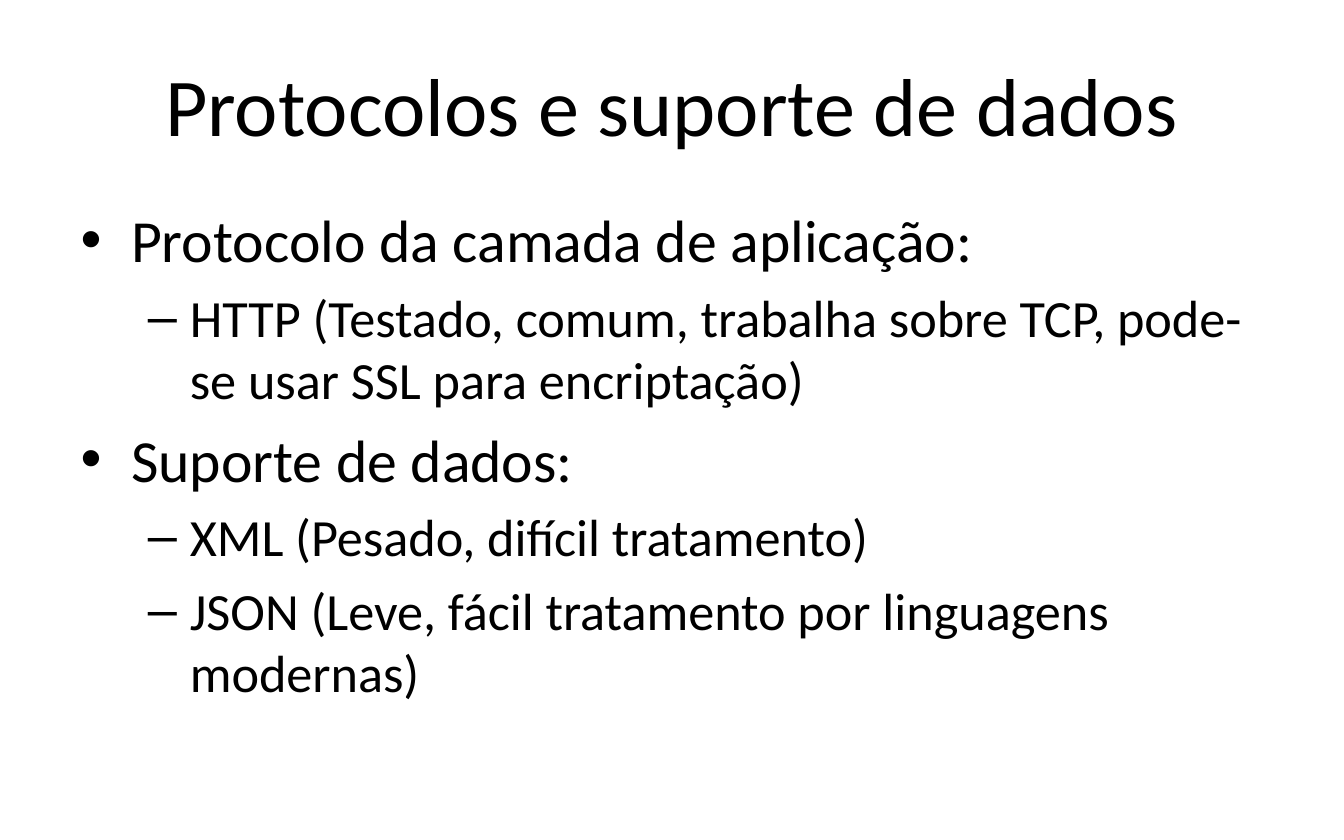
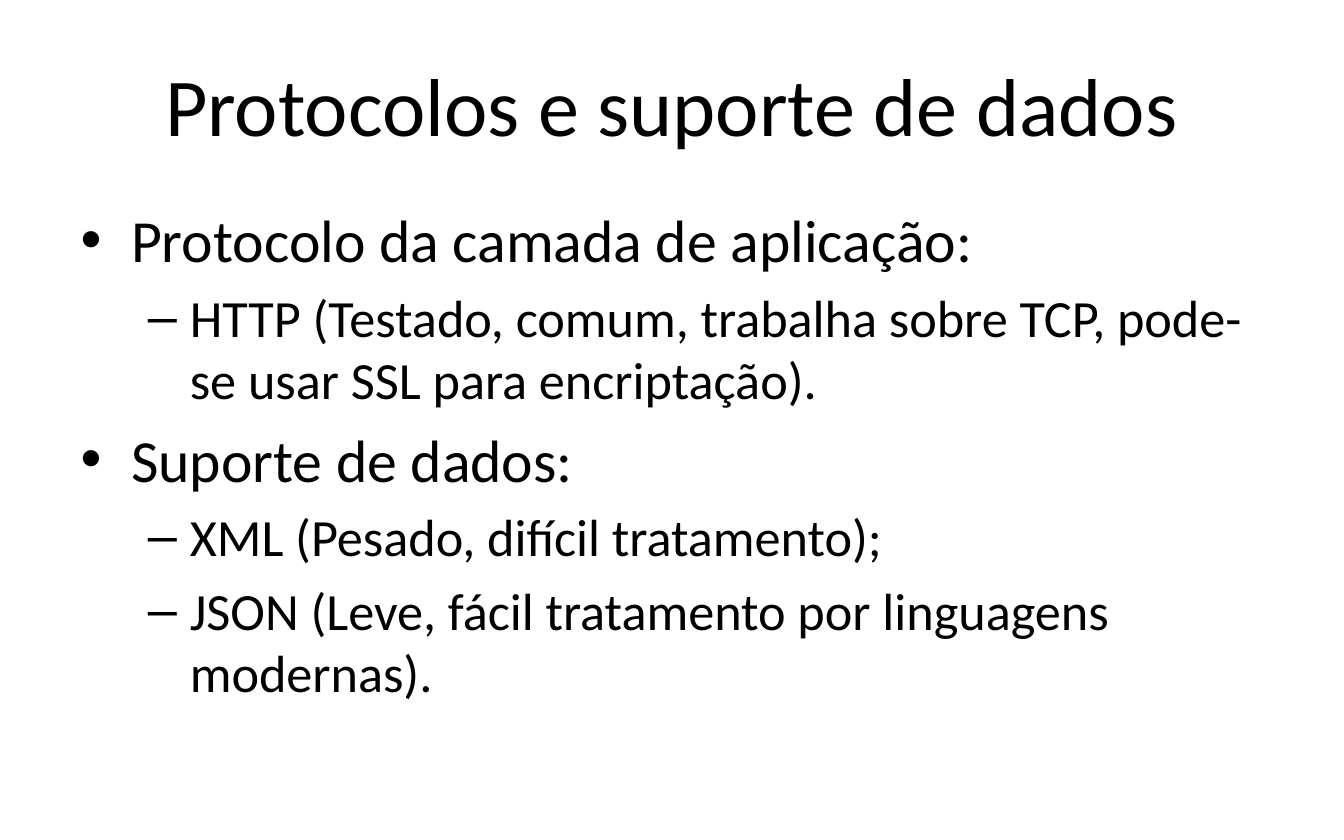
Before and after one commit to iptomar/letrinhas_si, a slide deck: slide 8 of Apresentacoes/v01.pptx. Drawn at 1344x840 pixels with LibreOffice and Linux fonts; fonts in the diff are those of the drawing; background and template pictures are left out. Boxes give left, top, right and bottom in pixels: in the first picture for what was removed or moved away, otherwise in the second. Text is boxed around its words. In the diff, an @@ line names an element or a change of style, - is before the commit and + after.

```diff
--- a/Apresentacoes/v01.pptx
+++ b/Apresentacoes/v01.pptx
@@ text at [190,299,1241,408]: text changed @@
-  – HTTP (Testado, comum, trabalha sobre TCP, pode-se usar SSL para encriptação)
+  – HTTP (Testado, comum, trabalha sobre TCP, pode-se usar SSL para encriptação).
@@ text at [190,518,1108,699]: text changed @@
-  – XML (Pesado, difícil tratamento)
-  – JSON (Leve, fácil tratamento por linguagens modernas)
+  – XML (Pesado, difícil tratamento);
+  – JSON (Leve, fácil tratamento por linguagens modernas).
```
Also in this commit, not shown: 10 other slides changed, 6 slides added.
